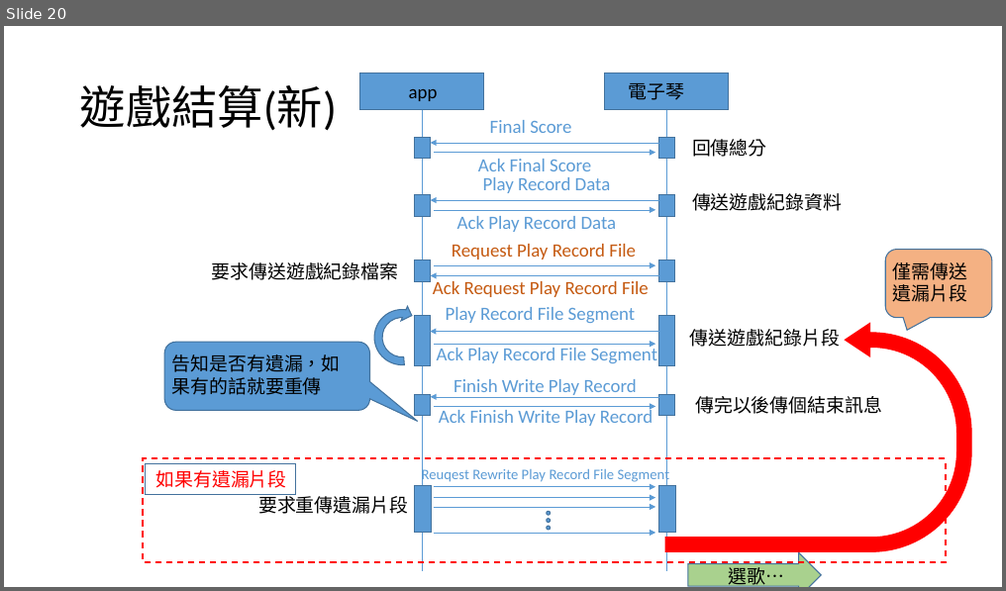
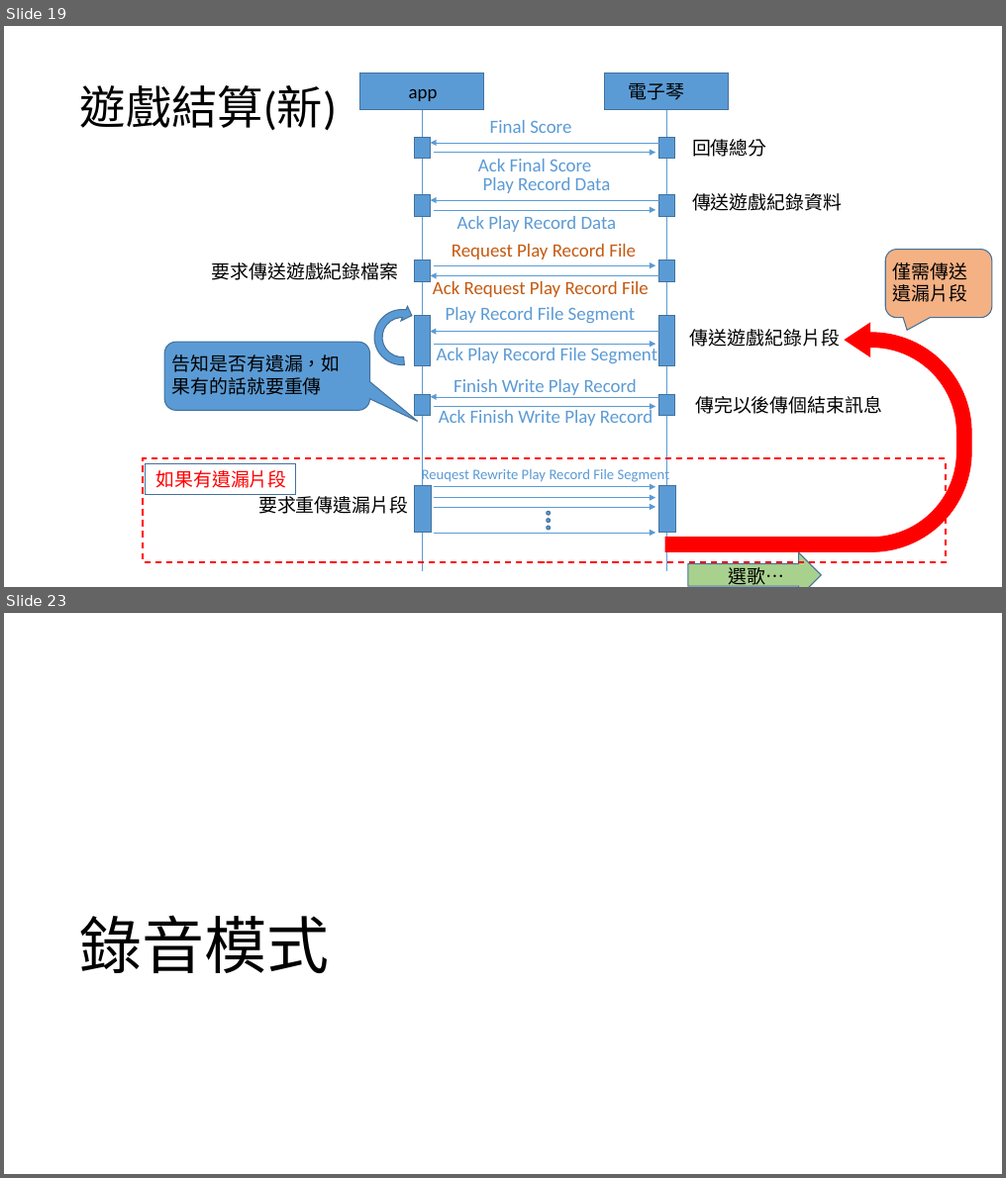
Before and after one commit to lisyaoran51/MeteoKB2, a slide deck: 藍芽溝通方式_20210514.pptx. Shown one above the other, each under a label of ours: slide 20 before the commit, slides 19 and 23 after it; the slides between them are not shown. The pictures are 1006x591 and 1006x1178 pixels, drawn with LibreOffice and Linux fonts; fonts in the diff are those of the drawing. Boxes give left, top, right and bottom in pixels: in the first picture for what was removed or moved away, otherwise in the second. Text is boxed around its words. In the diff, an @@ line names an element or a change of style, - is before the commit and + after.

```diff
--- a/藍芽溝通方式_20210514.pptx
+++ b/藍芽溝通方式_20210514.pptx
@@ slide 23 added at [4,613,1002,1174], background #FFFFFF @@
@@ title added at [79,915,329,973], 60 pt, text #000000 @@
+錄音模式
@@ what was slide 20 is now slide 19 @@
```
Also in this commit, not shown: 4 slides changed, 7 other slides added, 2 other files.
